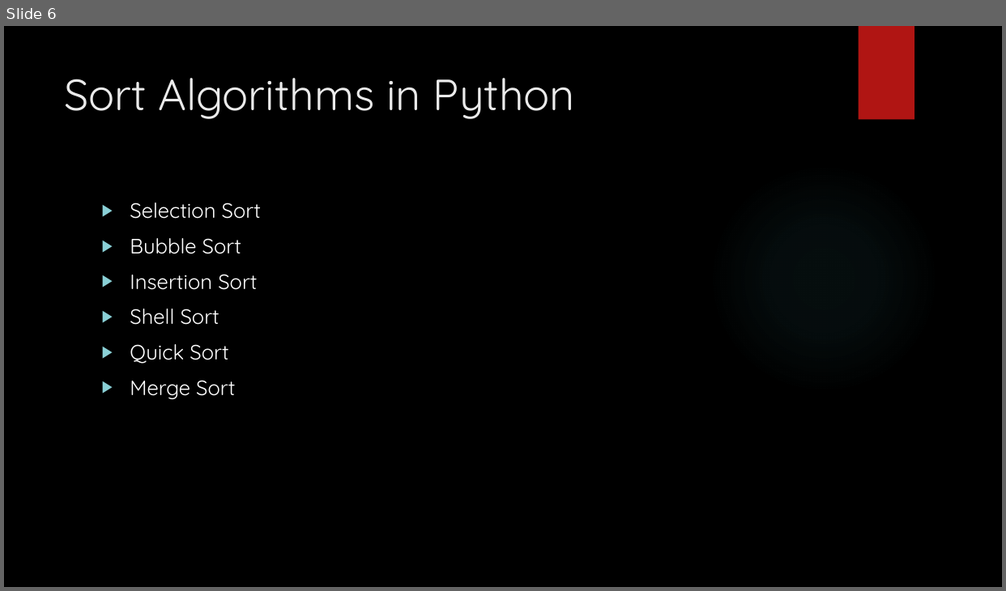
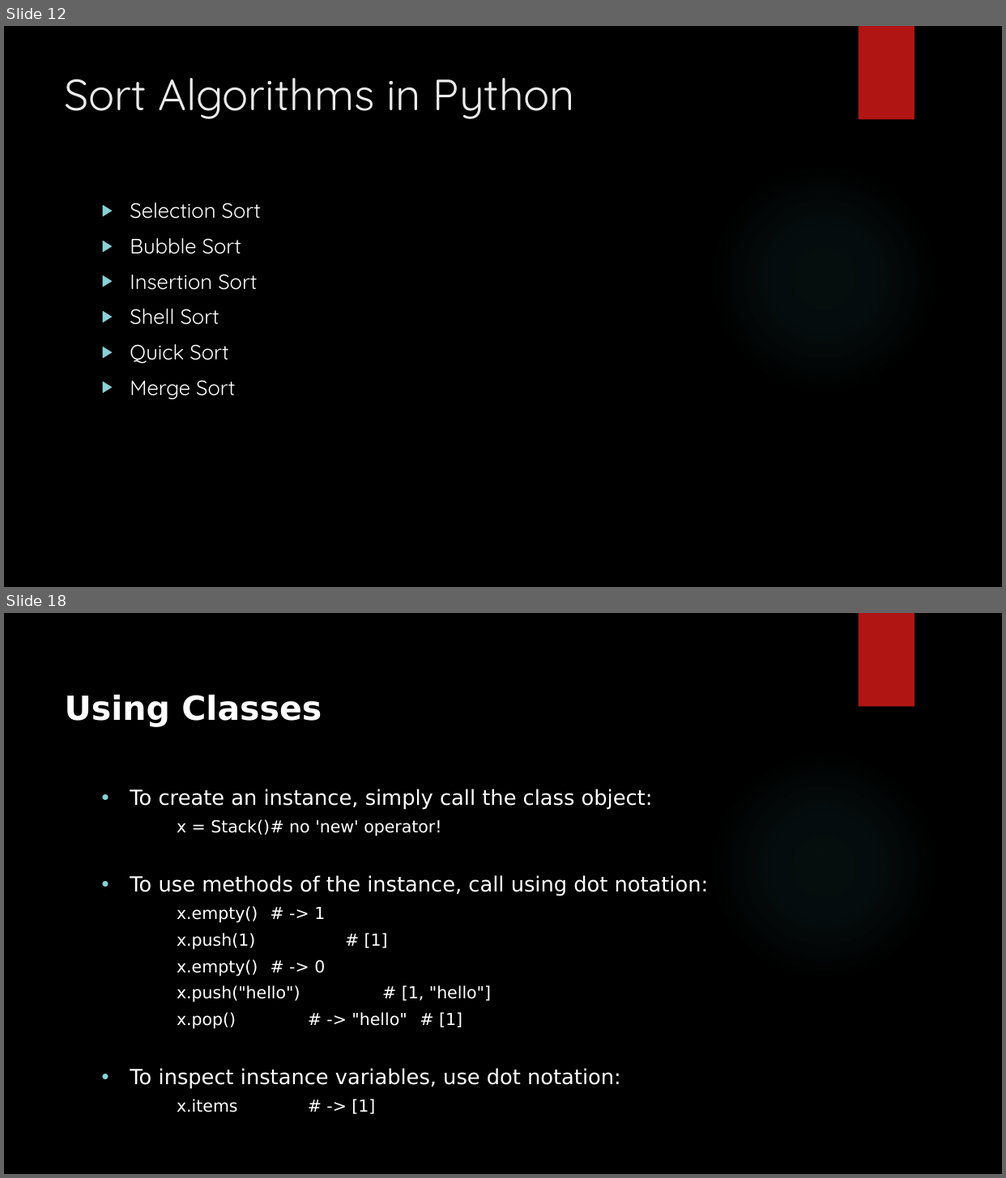
Before and after one commit to stargazingtech/build-discord-bots, a slide deck: build-discord-bots-with-Python.pptx. Shown one above the other, each under a label of ours: slide 6 before the commit, slides 12 and 18 after it; the slides between them are not shown. The pictures are 1006x591 and 1006x1178 pixels, drawn with LibreOffice and Linux fonts; fonts in the diff are those of the drawing; background and template pictures are left out. Boxes give left, top, right and bottom in pixels: in the first picture for what was removed or moved away, otherwise in the second. Text is boxed around its words. In the diff, an @@ line names an element or a change of style, - is before the commit and + after.

```diff
--- a/build-discord-bots-with-Python.pptx
+++ b/build-discord-bots-with-Python.pptx
@@ slide 18 added at [4,613,1002,1174], background picture (left out); not listed: 2 template elements that a slide beside it also shows @@
@@ title added at [65,694,322,727], 32 pt, text #FFFFFF, bold @@
+Using Classes
@@ text added at [130,789,709,1114], 20 pt, text #FFFFFF @@
+• To create an instance, simply call the class object:
+    x = Stack() # no 'new' operator!
+• To use methods of the instance, call using dot notation:
+    x.empty() # -> 1
+    x.push(1) # [1]
+    x.empty() # -> 0
+    x.push("hello") # [1, "hello"]
+    x.pop() # -> "hello" # [1]
+• To inspect instance variables, use dot notation:
+    x.items # -> [1]
@@ what was slide 6 is now slide 12 @@
```
Also in this commit, not shown: 1 slide changed, 17 other slides added.
